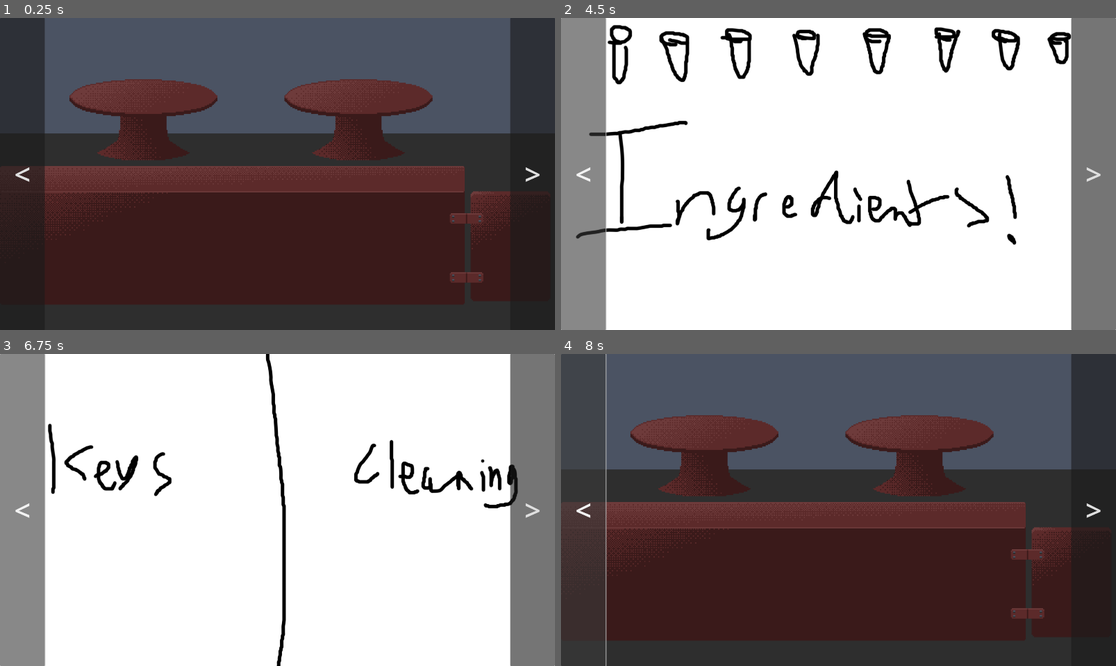
Above: before the commit, frames 1-4 (two rows, left to right).
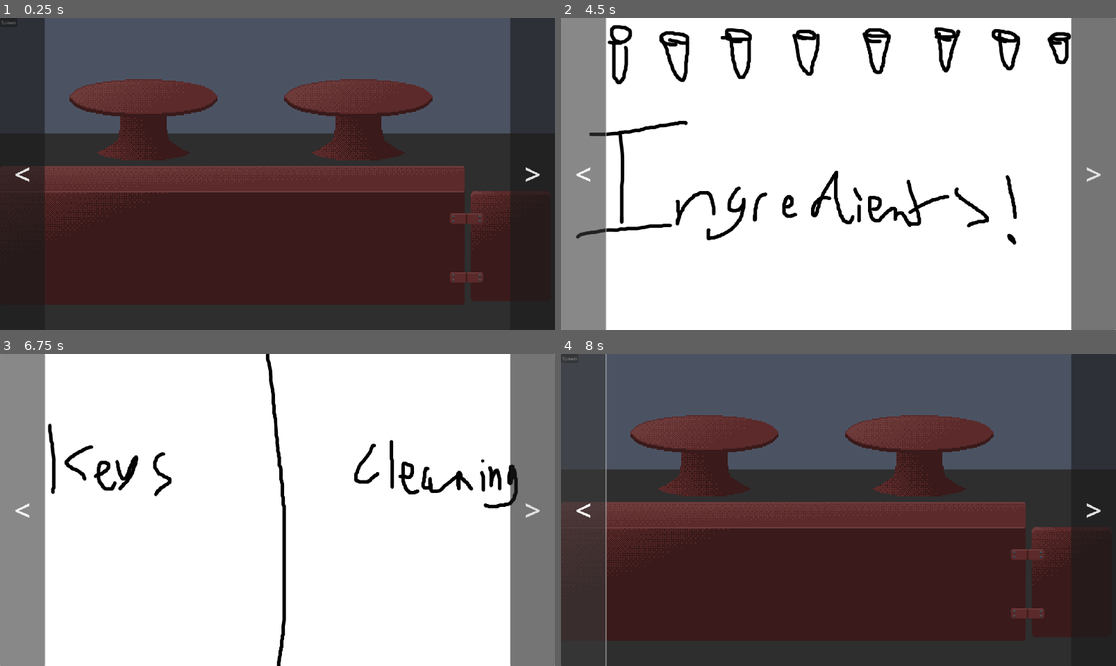
Above: after the commit, the same moments.

Repository: AmbienceGames/SpiritsAndSecrets
Game: Godot game, scene res://Scenes/tavern.tscn
Two runs of this game, one before a commit and one after it. Both use one fixed random seed, a clock stepped at 60 frames per second and the inputs below. The project has no main scene, so this scene is started directly.
Inputs (mouse positions are in pixels of both pictures, inside the frame that each line leads up to):
- Up to frame 1 (0.25 s): no input
- Up to frame 2 (4.5 s): click (572, 21) at 0.5 s, where only the run after the commit has a clickable "Spawn"; click ">" at 1.25 s; click "<" at 2 s; click ">" at 2.75 s; click (572, 21) at 3.5 s, where only the run after the commit has a clickable "Spawn"; click "<" at 4.25 s
- Up to frame 3 (6.75 s): click ">" at 5 s; click "<" at 5.75 s; tap Enter at 6.5 s
- Up to frame 4 (8 s): tap Space at 7.25 s

The runs differ from the first frame. In frame 1, less than 0.1% of the frame differs, in the area x 0-98%, y 0-56%; in frame 2, 0.6%, in the area x 2-98%, y 2-73%; in frame 3, 0.3%; in frame 4, less than 0.1%.

Commit message:
Add simple patron spawner

Diff:
--- /dev/null
+++ b/Scenes/bar_patron.tscn
@@ -0,0 +1,12 @@
+[gd_scene load_steps=3 format=3 uid="uid://bv60js1b7s0hx"]
+
+[ext_resource type="Texture2D" uid="uid://cvd516ypo233p" path="res://Assets/Art/bar_patron.png" id="1_7xgfs"]
+[ext_resource type="Script" path="res://Scripts/bar_patron.gd" id="1_b8qst"]
+
+[node name="BarPatron" type="Node2D"]
+script = ExtResource("1_b8qst")
+
+[node name="BarPatron" type="Sprite2D" parent="."]
+position = Vector2(128, 176)
+scale = Vector2(4, 4)
+texture = ExtResource("1_7xgfs")
--- a/Scenes/bar_screen.tscn
+++ b/Scenes/bar_screen.tscn
@@ -1,9 +1,56 @@
-[gd_scene load_steps=2 format=3 uid="uid://7kcetgwojuqy"]
+[gd_scene load_steps=4 format=3 uid="uid://7kcetgwojuqy"]
 
+[ext_resource type="Script" path="res://Scripts/bar_manager.gd" id="1_8lkx7"]
 [ext_resource type="Texture2D" uid="uid://dywohg8m6dnxo" path="res://Assets/Art/bar_screen.png" id="1_hdnv4"]
+[ext_resource type="PackedScene" uid="uid://qbx6i5yd14y6" path="res://Scenes/patron_factory.tscn" id="3_pufqt"]
 
-[node name="BarScreen" type="Node2D"]
+[node name="BarScreen" type="Node2D" node_paths=PackedStringArray("bar_positions", "ordering_position", "table_positions", "patron_factory")]
+script = ExtResource("1_8lkx7")
+bar_positions = [NodePath("BarPositions/bp1"), NodePath("BarPositions/bp2"), NodePath("BarPositions/bp3"), NodePath("BarPositions/bp4")]
+ordering_position = NodePath("BarPositions/o")
+table_positions = [NodePath("TablePositions/tp1"), NodePath("TablePositions/tp2"), NodePath("TablePositions/tp3"), NodePath("TablePositions/tp4")]
+patron_factory = NodePath("PatronFactory")
 
 [node name="Background" type="Sprite2D" parent="."]
 position = Vector2(960, 540)
 texture = ExtResource("1_hdnv4")
+
+[node name="BarPositions" type="Node" parent="."]
+
+[node name="bp1" type="Node2D" parent="BarPositions"]
+position = Vector2(20, 212)
+
+[node name="bp2" type="Node2D" parent="BarPositions"]
+position = Vector2(316, 212)
+
+[node name="bp3" type="Node2D" parent="BarPositions"]
+position = Vector2(612, 212)
+
+[node name="bp4" type="Node2D" parent="BarPositions"]
+position = Vector2(908, 212)
+
+[node name="o" type="Node2D" parent="BarPositions"]
+position = Vector2(1268, 212)
+
+[node name="TablePositions" type="Node" parent="."]
+
+[node name="tp1" type="Node2D" parent="TablePositions"]
+position = Vector2(280, 76)
+
+[node name="tp2" type="Node2D" parent="TablePositions"]
+position = Vector2(584, 76)
+
+[node name="tp3" type="Node2D" parent="TablePositions"]
+position = Vector2(1024, 76)
+
+[node name="tp4" type="Node2D" parent="TablePositions"]
+position = Vector2(1328, 76)
+
+[node name="PatronFactory" parent="." instance=ExtResource("3_pufqt")]
+
+[node name="SpawnPatron" type="Button" parent="."]
+offset_right = 8.0
+offset_bottom = 8.0
+text = "Spawn"
+
+[connection signal="pressed" from="SpawnPatron" to="." method="_spawn_patron"]
--- a/Scenes/ingredient_screen.tscn
+++ b/Scenes/ingredient_screen.tscn
@@ -4,6 +4,6 @@
 
 [node name="IngredientScreen" type="Node2D"]
 
-[node name="IngredientScreen" type="Sprite2D" parent="."]
+[node name="Background" type="Sprite2D" parent="."]
 position = Vector2(960, 540)
 texture = ExtResource("1_mkj5w")
--- a/Scenes/mystery_screen.tscn
+++ b/Scenes/mystery_screen.tscn
@@ -4,6 +4,6 @@
 
 [node name="MysteryScreen" type="Node2D"]
 
-[node name="MysteryScreen" type="Sprite2D" parent="."]
+[node name="Background" type="Sprite2D" parent="."]
 position = Vector2(960, 540)
 texture = ExtResource("1_ysei2")
--- /dev/null
+++ b/Scenes/patron.tscn
@@ -0,0 +1,6 @@
+[gd_scene load_steps=2 format=3 uid="uid://1knudardb10b"]
+
+[ext_resource type="Script" path="res://Scripts/patron.gd" id="1_2y2ke"]
+
+[node name="Patron" type="Node2D"]
+script = ExtResource("1_2y2ke")
--- /dev/null
+++ b/Scenes/patron_factory.tscn
@@ -0,0 +1,9 @@
+[gd_scene load_steps=4 format=3 uid="uid://qbx6i5yd14y6"]
+
+[ext_resource type="Script" path="res://Scripts/patron_factory.gd" id="1_1q488"]
+[ext_resource type="PackedScene" uid="uid://bv60js1b7s0hx" path="res://Scenes/bar_patron.tscn" id="2_s0u16"]
+[ext_resource type="PackedScene" uid="uid://klwqmxrykumw" path="res://Scenes/table_patron.tscn" id="3_i1g0g"]
+
+[node name="PatronFactory" type="Node2D"]
+script = ExtResource("1_1q488")
+possible_patrons = Array[PackedScene]([ExtResource("2_s0u16"), ExtResource("3_i1g0g")])
--- /dev/null
+++ b/Scenes/table_patron.tscn
@@ -0,0 +1,12 @@
+[gd_scene load_steps=3 format=3 uid="uid://klwqmxrykumw"]
+
+[ext_resource type="Texture2D" uid="uid://d3bwcbsarix6" path="res://Assets/Art/table_patron.png" id="1_8l3me"]
+[ext_resource type="Script" path="res://Scripts/table_patron.gd" id="1_fmvrw"]
+
+[node name="TablePatron" type="Node2D"]
+script = ExtResource("1_fmvrw")
+
+[node name="TablePatron" type="Sprite2D" parent="."]
+position = Vector2(64, 88)
+scale = Vector2(4, 4)
+texture = ExtResource("1_8l3me")
--- a/Scenes/tavern.tscn
+++ b/Scenes/tavern.tscn
@@ -1,6 +1,6 @@
 [gd_scene load_steps=6 format=3 uid="uid://dpu1cjjf0dv3x"]
 
-[ext_resource type="Script" path="res://Scripts/screen_switcher.gd" id="1_uvpce"]
+[ext_resource type="Script" path="res://Scripts/tavern_manager.gd" id="1_uvpce"]
 [ext_resource type="PackedScene" uid="uid://7kcetgwojuqy" path="res://Scenes/bar_screen.tscn" id="2_jhhkw"]
 [ext_resource type="PackedScene" uid="uid://cigb8hma3u4u6" path="res://Scenes/ingredient_screen.tscn" id="3_jik6f"]
 [ext_resource type="PackedScene" uid="uid://cdokfy3ehg4v3" path="res://Scenes/maint_screen.tscn" id="4_ndhab"]
--- /dev/null
+++ b/Scripts/bar_manager.gd
@@ -0,0 +1,66 @@
+extends Node2D
+
+const BarPatron = preload("res://Scripts/bar_patron.gd")
+const TablePatron = preload("res://Scripts/table_patron.gd")
+
+@export
+var bar_positions: Array[Node2D] = []
+@export
+var ordering_position: Node2D = null
+@export
+var table_positions: Array[Node2D] = []
+
+@export
+var patron_factory: Node2D = null
+
+var bar_seats: Array[Node2D] = [null, null, null, null]
+var available_bar_seats: Array[int] = [0, 1, 2, 3]
+var ordering_patron: Node2D = null
+var table_seats: Array[Node2D] = [null, null, null, null]
+var available_table_seats: Array[int] = [0, 1, 2, 3]
+
+
+# Called when the node enters the scene tree for the first time.
+func _ready() -> void:
+	pass # Replace with function body.
+
+
+# Called every frame. 'delta' is the elapsed time since the previous frame.
+func _process(delta: float) -> void:
+	pass
+
+
+func _spawn_patron() -> void:
+
+	if len(available_bar_seats) == 0 and len(available_table_seats) == 0:
+		print("Reached patron limit")
+		return
+
+	var patron = patron_factory.get_random_patron()
+
+	while len(available_bar_seats) == 0 and patron is BarPatron:
+		patron = patron_factory.get_random_patron()
+	while len(available_table_seats) == 0 and patron is TablePatron:
+		patron = patron_factory.get_random_patron()
+
+	if patron is BarPatron:
+		# Get a seat
+		var index = randi() % available_bar_seats.size()
+		var seat = available_bar_seats[index]
+		available_bar_seats.remove_at(index)
+
+		# Place the patron in it
+		patron.global_position = bar_positions[seat].global_position
+		bar_seats[seat] = patron
+		add_child(patron)
+
+	elif patron is TablePatron:
+		# Get a seat
+		var index = randi() % available_table_seats.size()
+		var seat = available_table_seats[index]
+		available_table_seats.remove_at(index)
+
+		# Place the patron in it
+		patron.global_position = table_positions[seat].global_position
+		table_seats[seat] = patron
+		add_child(patron)
--- /dev/null
+++ b/Scripts/bar_patron.gd
@@ -0,0 +1,11 @@
+extends Patron
+
+
+# Called when the node enters the scene tree for the first time.
+func _ready() -> void:
+	pass # Replace with function body.
+
+
+# Called every frame. 'delta' is the elapsed time since the previous frame.
+func _process(delta: float) -> void:
+	pass
--- /dev/null
+++ b/Scripts/patron.gd
@@ -0,0 +1,12 @@
+extends Node2D
+
+class_name Patron
+
+# Called when the node enters the scene tree for the first time.
+func _ready() -> void:
+	pass # Replace with function body.
+
+
+# Called every frame. 'delta' is the elapsed time since the previous frame.
+func _process(delta: float) -> void:
+	pass
--- /dev/null
+++ b/Scripts/patron_factory.gd
@@ -0,0 +1,23 @@
+extends Node2D
+
+@export
+var possible_patrons: Array[PackedScene] = []
+
+# Called when the node enters the scene tree for the first time.
+func _ready() -> void:
+	pass
+
+# Called every frame. 'delta' is the elapsed time since the previous frame.
+func _process(delta: float) -> void:
+	pass
+
+func get_random_patron() -> Patron:
+	var base: PackedScene = possible_patrons.pick_random()
+	var patron = get_instance(base)
+
+	return patron
+
+func get_instance(patron_scene: PackedScene) -> Patron:
+	var patron = patron_scene.instantiate() as Patron
+	patron._ready()
+	return patron
--- /dev/null
+++ b/Scripts/table_patron.gd
@@ -0,0 +1,11 @@
+extends Patron
+
+
+# Called when the node enters the scene tree for the first time.
+func _ready() -> void:
+	pass # Replace with function body.
+
+
+# Called every frame. 'delta' is the elapsed time since the previous frame.
+func _process(delta: float) -> void:
+	pass
--- a/project.godot
+++ b/project.godot
@@ -19,3 +19,7 @@
 window/size/viewport_width=1920
 window/size/viewport_height=1080
 window/size/mode=3
+
+[rendering]
+
+textures/canvas_textures/default_texture_filter=0
Binary file added: Assets/Art/bar_patron.png
Not shown, added: Assets/Art/bar_patron.png.import
Binary file added: Assets/Art/table_patron.png
Not shown, added: Assets/Art/table_patron.png.import
Renamed: Scripts/screen_switcher.gd -> Scripts/tavern_manager.gd
